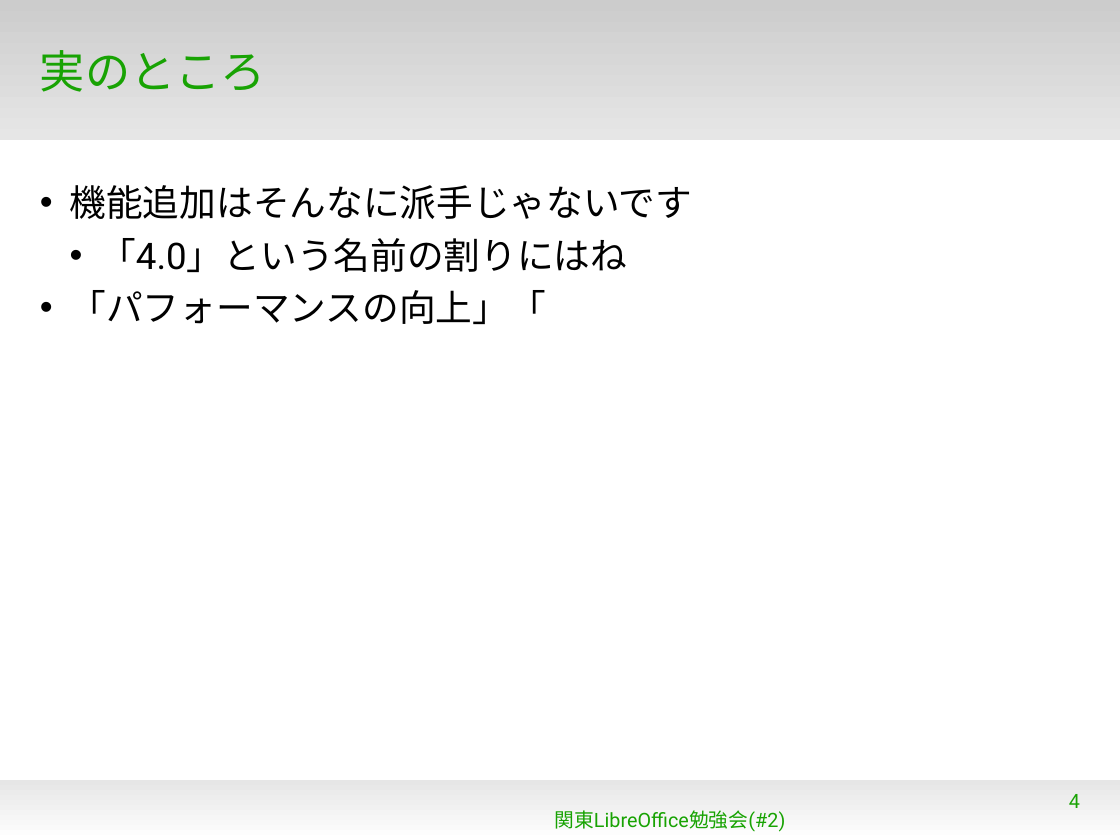
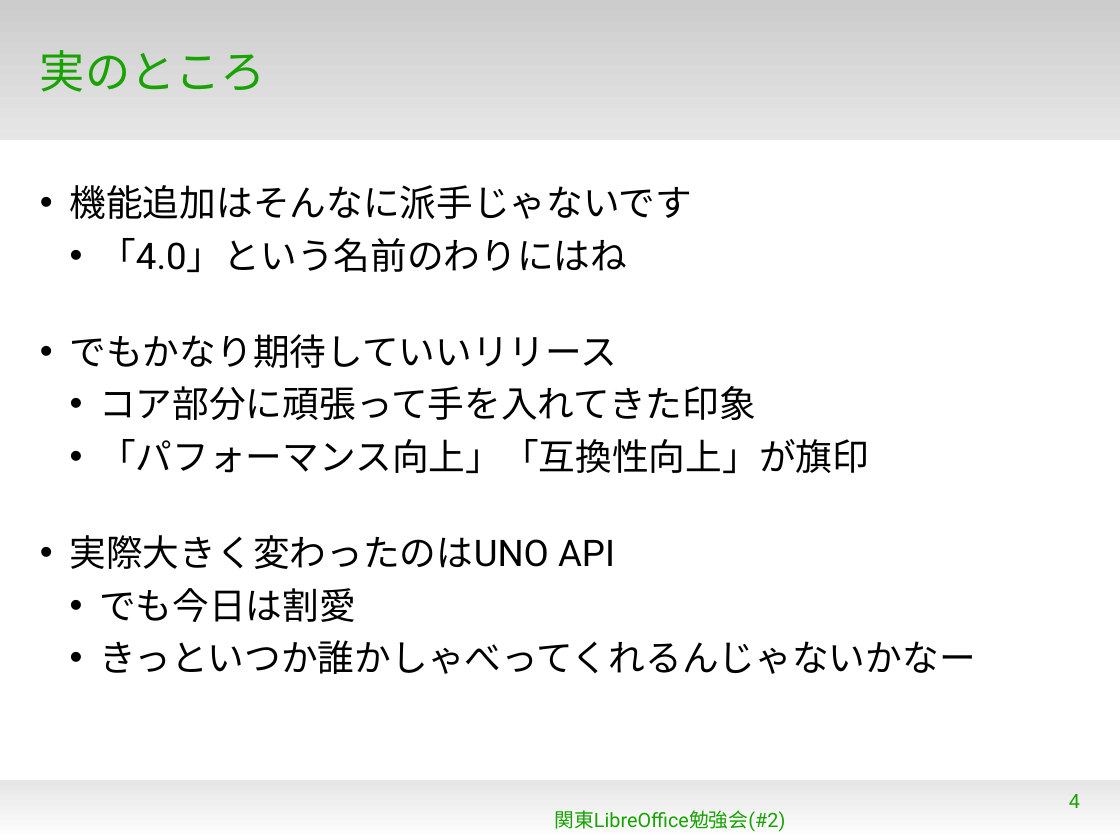
Before and after one commit to naruoga/KantoLibreOffice, a slide deck: slide 4 of Jan2013/WhatsNew4-0.odp. Drawn at 1120x840 pixels with LibreOffice and Linux fonts; fonts in the diff are those of the drawing; background and template pictures are left out. Boxes give left, top, right and bottom in pixels: in the first picture for what was removed or moved away, otherwise in the second. Text is boxed around its words. In the diff, an @@ line names an element or a change of style, - is before the commit and + after.

```diff
--- a/Jan2013/WhatsNew4-0.odp
+++ b/Jan2013/WhatsNew4-0.odp
@@ text at [70,238,975,674]: text changed @@
-  • 「4.0」という名前の割りにはね
-• 「パフォーマンスの向上」「
+  • 「4.0」という名前のわりにはね
+• でもかなり期待していいリリース
+  • コア部分に頑張って手を入れてきた印象
+  • 「パフォーマンス向上」「互換性向上」が旗印
+• 実際大きく変わったのはUNO API
+  • でも今日は割愛
+  • きっといつか誰かしゃべってくれるんじゃないかなー
```
Also in this commit, not shown: 5 slides added.
